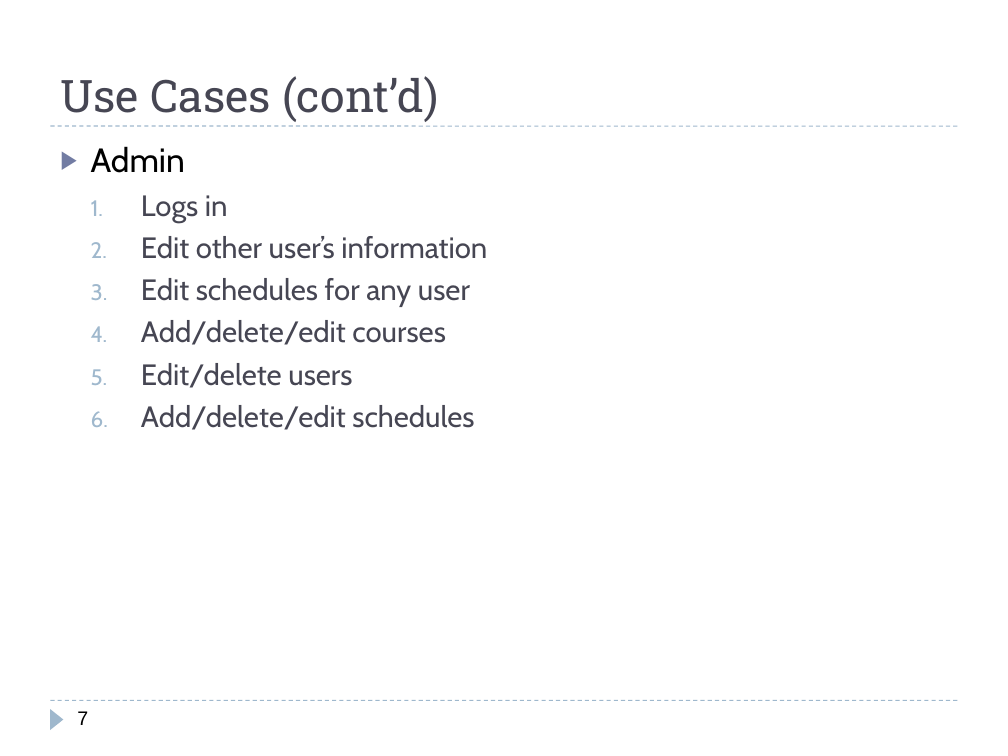
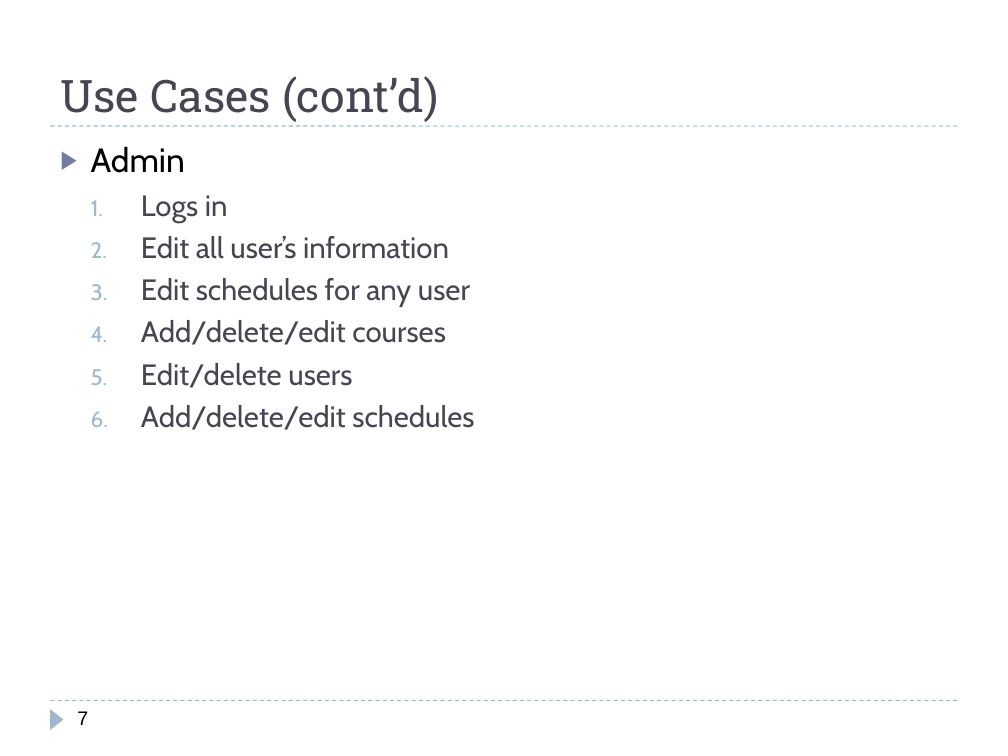
Before and after one commit to Polo08816/AdWebDevProjectRepo, a slide deck: slide 7 of Documents/Presentation.pptx. Drawn at 1008x756 pixels with LibreOffice and Linux fonts; fonts in the diff are those of the drawing. Boxes give left, top, right and bottom in pixels: in the first picture for what was removed or moved away, otherwise in the second. Text is boxed around its words. In the diff, an @@ line names an element or a change of style, - is before the commit and + after.

```diff
--- a/Documents/Presentation.pptx
+++ b/Documents/Presentation.pptx
@@ text at box(141, 236, 449, 259): text changed @@
-  2. Edit other user’s information
+  2. Edit all user’s information
```
Also in this commit, not shown: 3 other slides changed.
